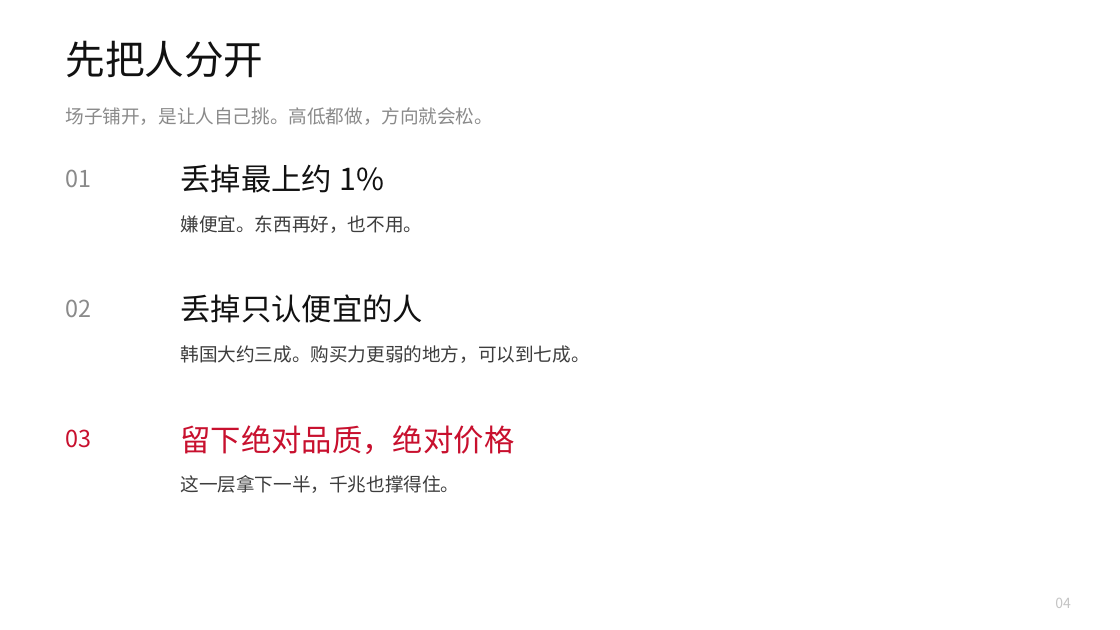
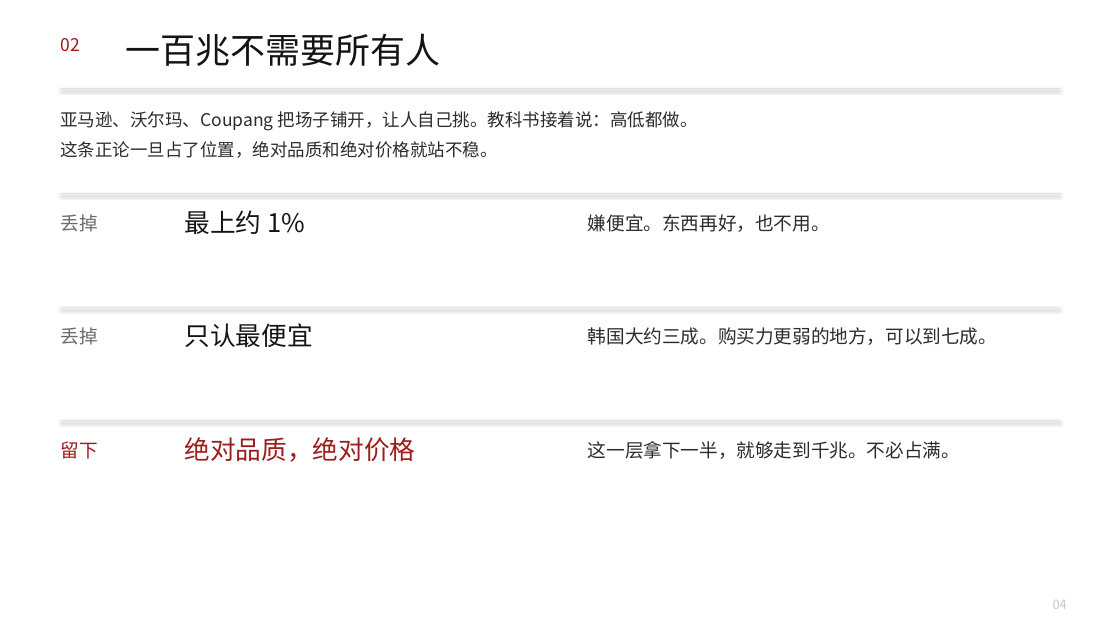
Before and after one commit to headshot9999/xiaoyi, a slide deck: slide 4 of 艾多美何以成为100兆韩元企业.pptx. Drawn at 1120x630 pixels with LibreOffice and Linux fonts; fonts in the diff are those of the drawing. Boxes give left, top, right and bottom in pixels: in the first picture for what was removed or moved away, otherwise in the second. Text is boxed around its words. In the diff, an @@ line names an element or a change of style, - is before the commit and + after.

```diff
--- a/艾多美何以成为100兆韩元企业.pptx
+++ b/艾多美何以成为100兆韩元企业.pptx
@@ text "02": place and size @@
-text "02" at bbox=[66, 299, 92, 317]
+text "02" at bbox=[60, 38, 79, 51]
@@ text "02" at bbox=[60, 38, 79, 51]: size 20 to 15 pt, text colour #8A8A8A to #9E1B1B @@
@@ text removed at bbox=[65, 40, 263, 78] @@
-先把人分开
@@ text added at bbox=[126, 33, 441, 66], 30 pt, text #141414 @@
+一百兆不需要所有人
@@ rectangle added at bbox=[60, 88, 1060, 89], fill #E2E2E2 @@
@@ text at bbox=[60, 111, 698, 158]: text changed; size 16 to 15 pt; text colour #8A8A8A to #2C2C2C @@
-场子铺开，是让人自己挑。高低都做，方向就会松。
+亚马逊、沃尔玛、Coupang 把场子铺开，让人自己挑。教科书接着说：高低都做。
+这条正论一旦占了位置，绝对品质和绝对价格就站不稳。
@@ text removed at bbox=[66, 169, 92, 187] @@
-01
@@ rectangle added at bbox=[60, 193, 1060, 194], fill #E2E2E2 @@
@@ text added at bbox=[60, 214, 97, 232], 16 pt, text #6A6A6A @@
+丢掉
@@ text at bbox=[185, 210, 305, 234]: text changed; size 26 to 22 pt; text colour #111111 to #141414 @@
-丢掉最上约 1%
+最上约 1%
@@ text "嫌便宜。东西再好，也不用。": place and size @@
-text "嫌便宜。东西再好，也不用。" at bbox=[181, 215, 423, 233]
+text "嫌便宜。东西再好，也不用。" at bbox=[588, 214, 830, 232]
@@ text "嫌便宜。东西再好，也不用。" at bbox=[588, 214, 830, 232]: text colour #3D3D3D to #2C2C2C @@
@@ rectangle added at bbox=[60, 307, 1060, 308], fill #E2E2E2 @@
@@ text added at bbox=[60, 327, 97, 345], 16 pt, text #6A6A6A @@
+丢掉
@@ text at bbox=[185, 323, 313, 347]: text changed; size 26 to 22 pt; text colour #111111 to #141414 @@
-丢掉只认便宜的人
+只认最便宜
@@ text "韩国大约三成。购买力更弱的地方，可以到七成。" at bbox=[588, 327, 997, 345]: text colour #3D3D3D to #2C2C2C @@
@@ text "韩国大约三成。购买力更弱的地方，可以到七成。": place and size @@
-text "韩国大约三成。购买力更弱的地方，可以到七成。" at bbox=[181, 345, 590, 363]
+text "韩国大约三成。购买力更弱的地方，可以到七成。" at bbox=[588, 327, 997, 345]
@@ rectangle added at bbox=[60, 420, 1060, 421], fill #E2E2E2 @@
@@ text added at bbox=[60, 441, 97, 459], 16 pt, text #9E1B1B @@
+留下
@@ text removed at bbox=[66, 429, 92, 448] @@
-03
@@ text at bbox=[185, 437, 416, 462]: text changed; size 26 to 22 pt; text colour #C8102E to #9E1B1B @@
-留下绝对品质，绝对价格
+绝对品质，绝对价格
@@ text at bbox=[588, 441, 960, 459]: text changed; text colour #3D3D3D to #2C2C2C @@
-这一层拿下一半，千兆也撑得住。
+这一层拿下一半，就够走到千兆。不必占满。
@@ text "04" at bbox=[1053, 600, 1067, 609]: size 12 to 11 pt, text colour #C4C4C4 to #C8C8C8 @@
```
Also in this commit, not shown: 11 other slides changed, 2 slides added, 3 slides removed, 2 other files.
